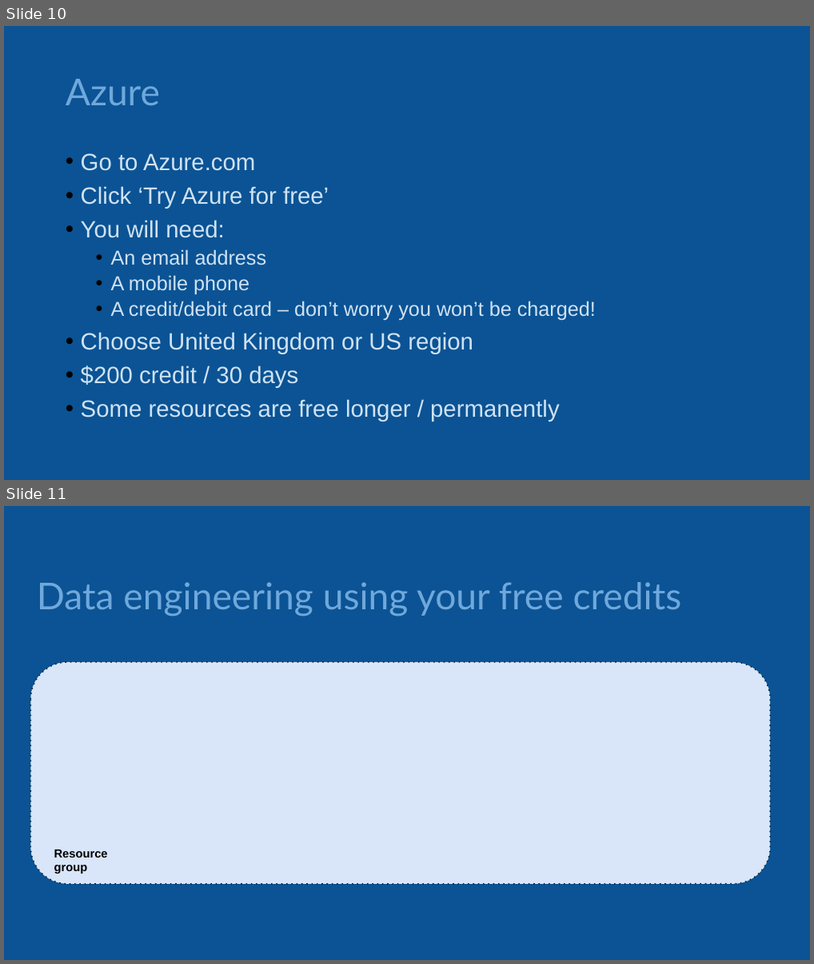
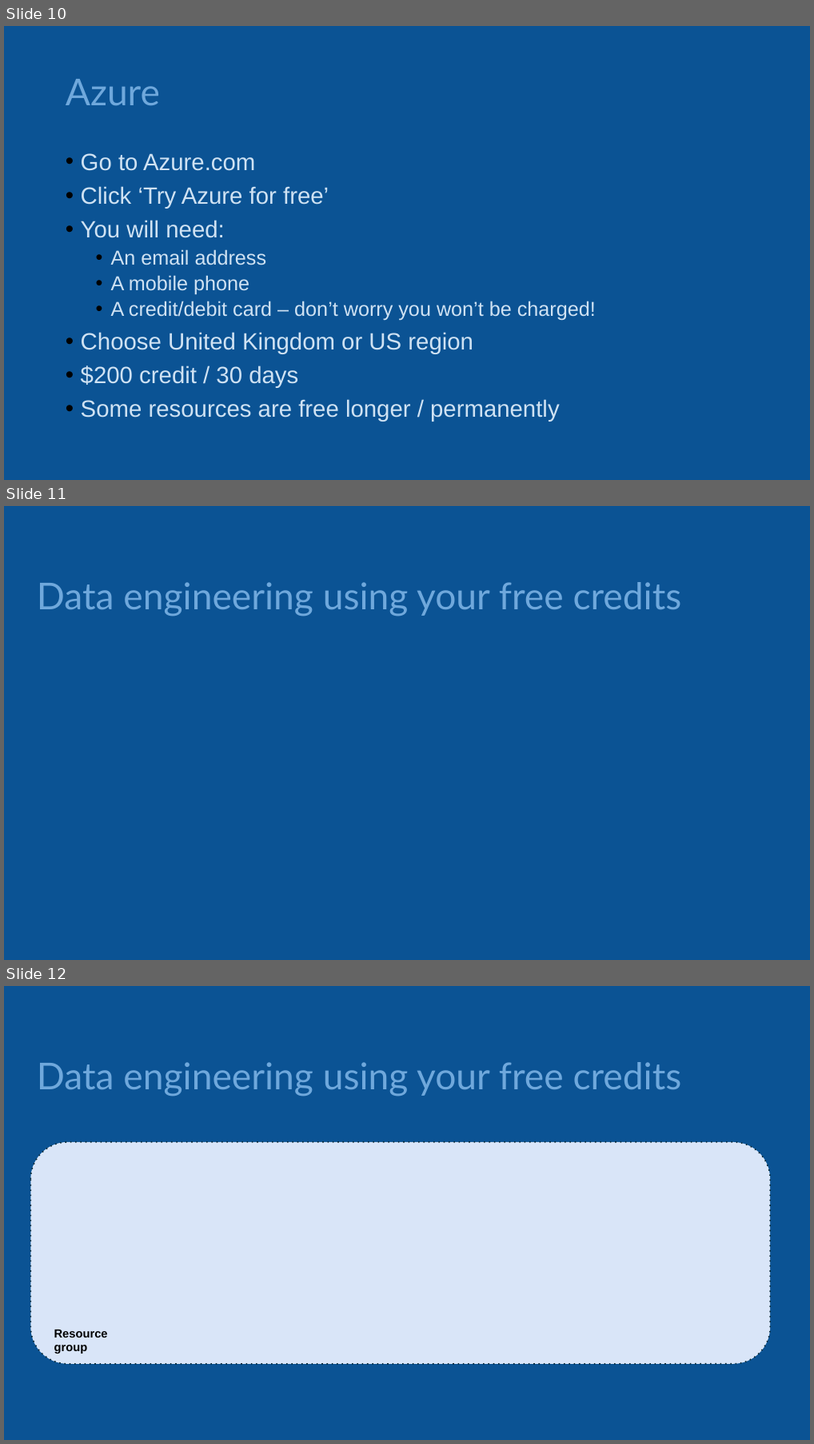
Before and after one commit to phil-a10/Talks, a slide deck: Data Engineering Using Free Tools/Learn Data Engineering For Free.pptx. Shown one above the other, each under a label of ours: slides 10 and 11 before the commit, slides 10, 11 and 12 after it. The pictures are 814x964 and 814x1444 pixels, drawn with LibreOffice and Linux fonts; fonts in the diff are those of the drawing. Boxes give left, top, right and bottom in pixels: in the first picture for what was removed or moved away, otherwise in the second. Text is boxed around its words. In the diff, an @@ line names an element or a change of style, - is before the commit and + after.

```diff
--- a/Data Engineering Using Free Tools/Learn Data Engineering For Free.pptx
+++ b/Data Engineering Using Free Tools/Learn Data Engineering For Free.pptx
@@ slide 11 added at (x1=4, y1=506, x2=810, y2=960), background #0B5394 @@
@@ title added at (x1=37, y1=582, x2=682, y2=616), 44 pt, text #6FA8DC @@
+Data engineering using your free credits
@@ what was slide 11 is now slide 12 @@
```
Also in this commit, not shown: 6 slides changed, 3 other slides added, 3 other files.
